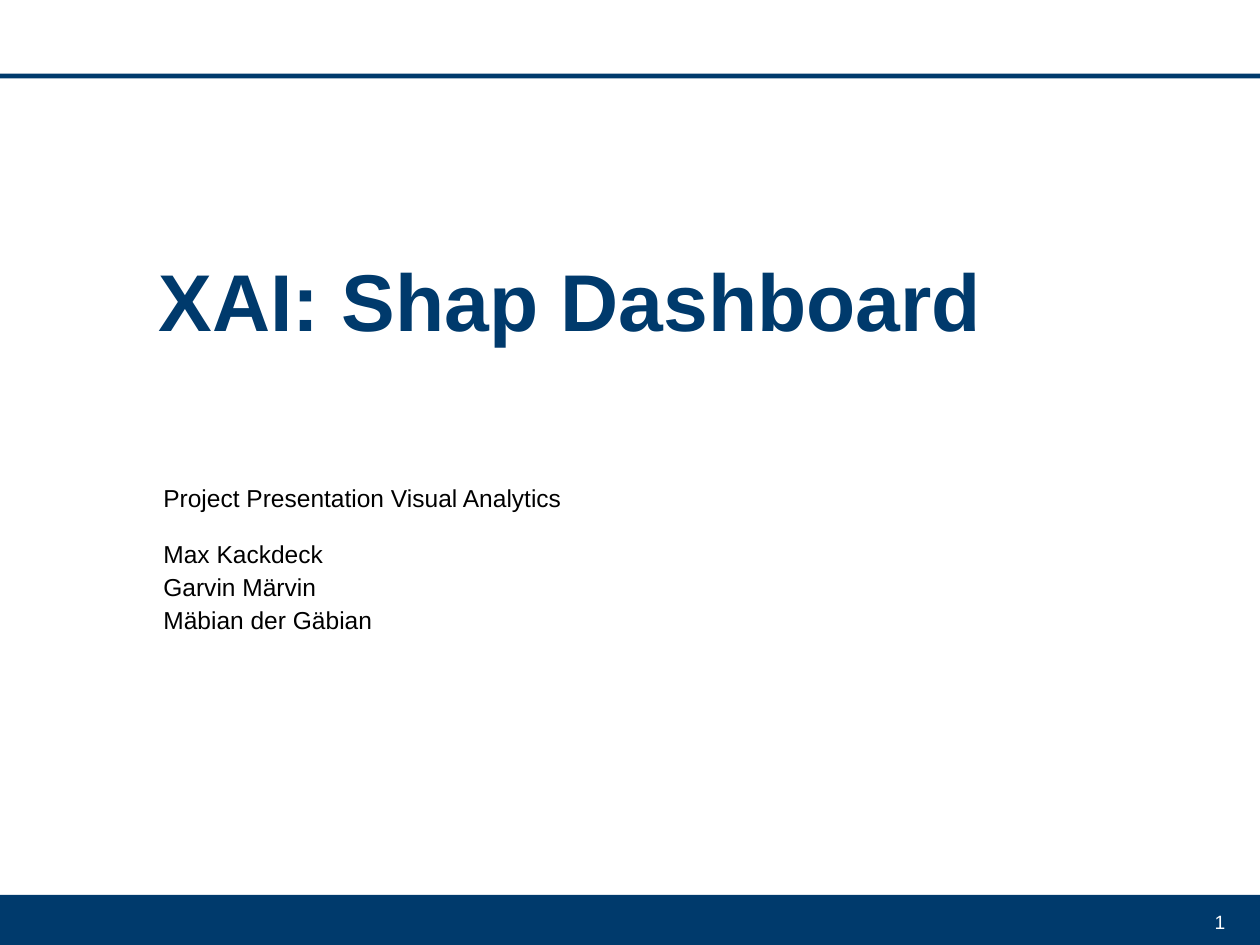
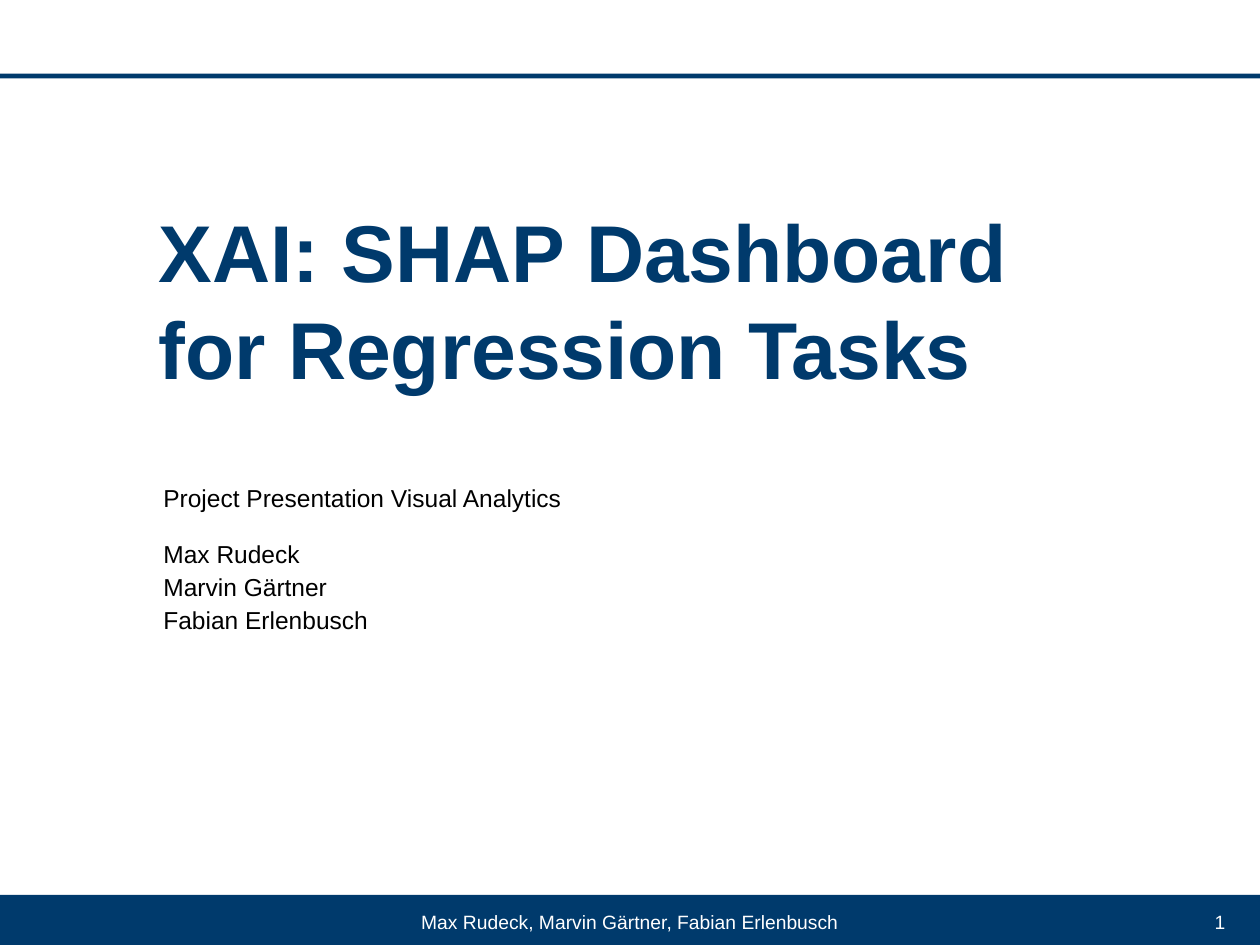
Before and after one commit to DrFab1/va_explainable_ai, a slide deck: slide 1 of VA_Projekt.ppt. Drawn at 1260x945 pixels with LibreOffice and Linux fonts; fonts in the diff are those of the drawing; background and template pictures are left out. Boxes give left, top, right and bottom in pixels: in the first picture for what was removed or moved away, otherwise in the second. Text is boxed around its words. In the diff, an @@ line names an element or a change of style, - is before the commit and + after.

```diff
--- a/VA_Projekt.ppt
+++ b/VA_Projekt.ppt
@@ title at (159,223,1006,394): text changed @@
-XAI: Shap Dashboard
+XAI: SHAP Dashboard for Regression Tasks
@@ subtitle at (163,545,368,630): text changed @@
-Max Kackdeck
-Garvin Märvin
-Mäbian der Gäbian
+Max Rudeck
+Marvin Gärtner
+Fabian Erlenbusch
@@ text added at (421,915,838,932), 11 pt, text #FFFFFF @@
+Max Rudeck, Marvin Gärtner, Fabian Erlenbusch
```
Also in this commit, not shown: 4 other slides changed, 1 slide added, 1 slide removed.
